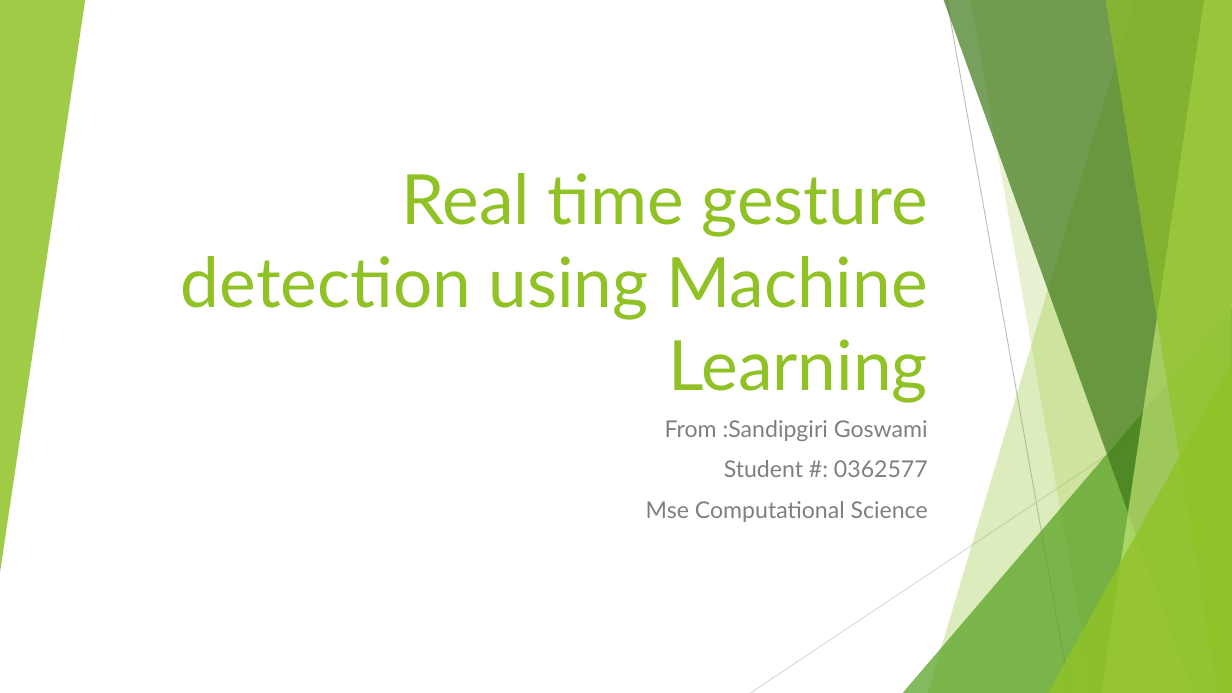
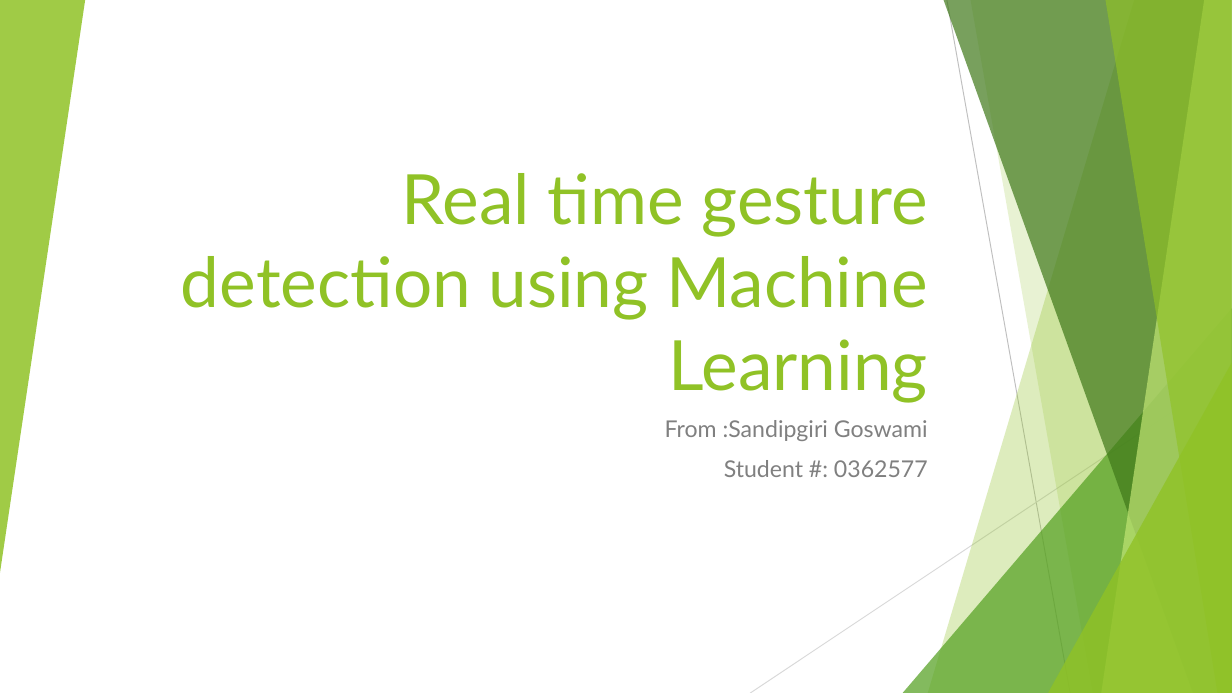
Before and after one commit to sandipgoswami/Mythesis, a slide deck: slide 1 of Sign language/Thesis PPT 0362577.pptx. Drawn at 1232x693 pixels with LibreOffice and Linux fonts; fonts in the diff are those of the drawing. Boxes give left, top, right and bottom in pixels: in the first picture for what was removed or moved away, otherwise in the second. Text is boxed around its words. In the diff, an @@ line names an element or a change of style, - is before the commit and + after.

```diff
--- a/Sign language/Thesis PPT 0362577.pptx
+++ b/Sign language/Thesis PPT 0362577.pptx
@@ subtitle at [646, 501, 928, 522]: paragraph removed @@
-Mse Computational Science
```
Also in this commit, not shown: 7 slides added, 1 slide removed, 15 other files.
